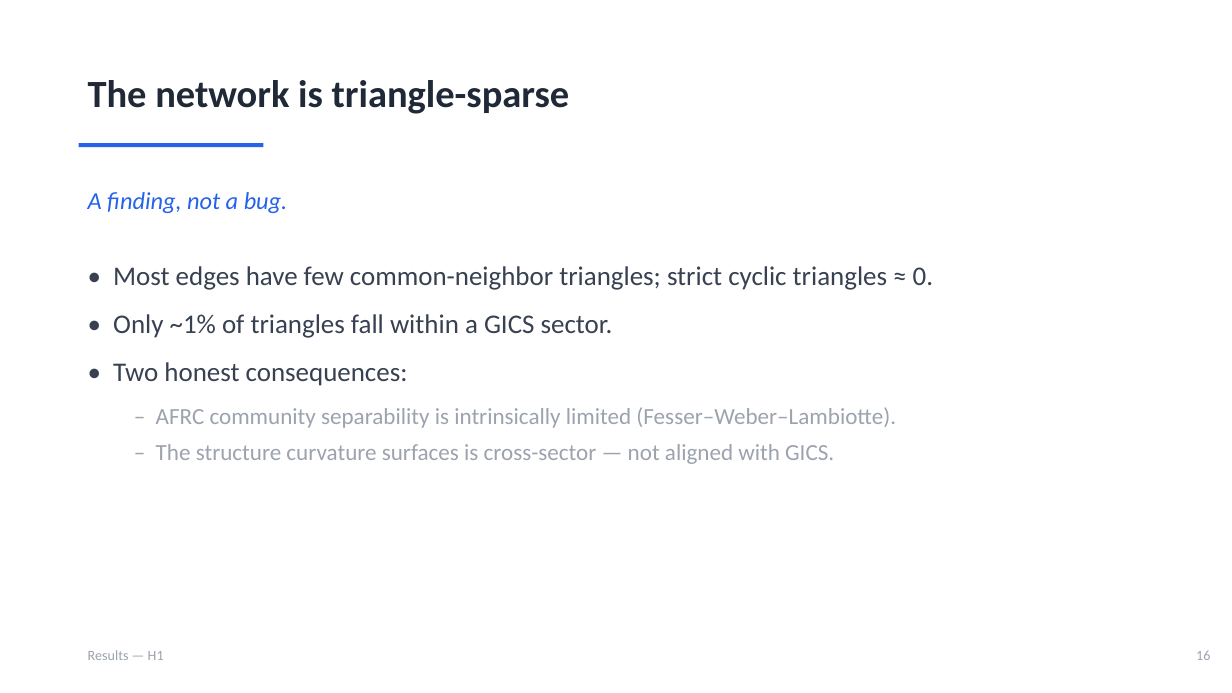
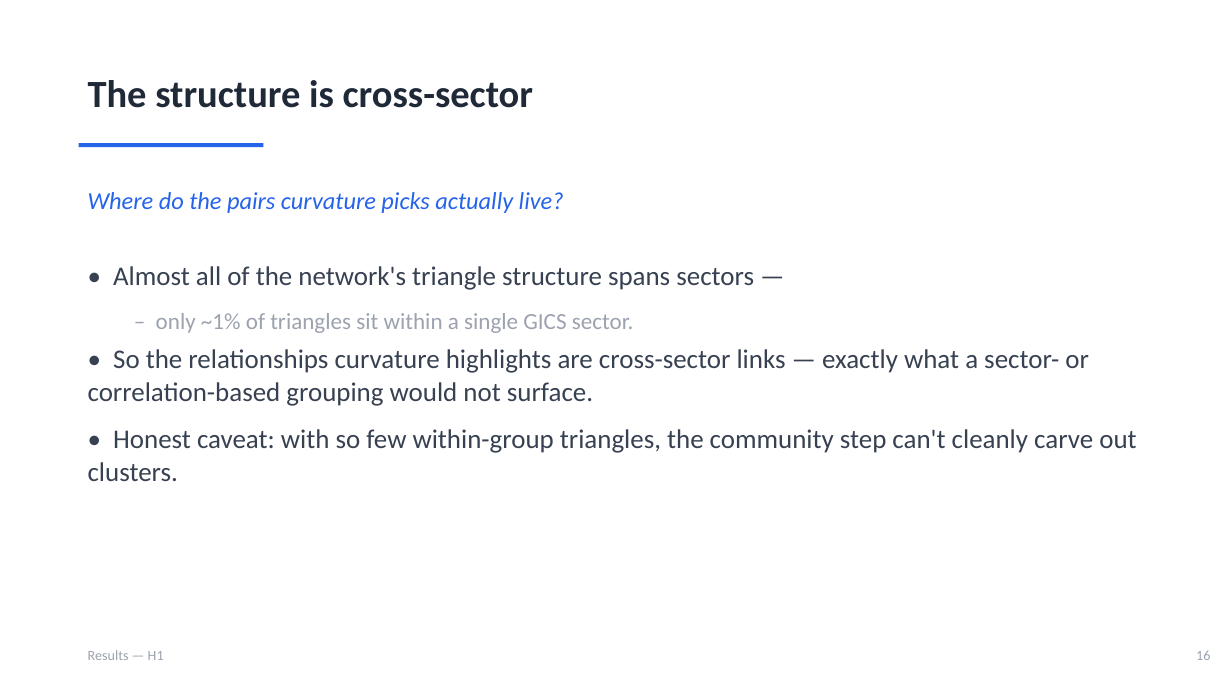
Before and after one commit to ivan-sit/Curvature-Lead-Lag-Model, a slide deck: slide 17 of slides/Ricci_Curvature_LeadLag.pptx. Drawn at 1232x693 pixels with LibreOffice and Linux fonts; fonts in the diff are those of the drawing. Boxes give left, top, right and bottom in pixels: in the first picture for what was removed or moved away, otherwise in the second. Text is boxed around its words. In the diff, an @@ line names an element or a change of style, - is before the commit and + after.

```diff
--- a/slides/Ricci_Curvature_LeadLag.pptx
+++ b/slides/Ricci_Curvature_LeadLag.pptx
@@ text at bbox=[88, 80, 533, 108]: text changed @@
-The network is triangle-sparse
+The structure is cross-sector
@@ text at bbox=[88, 192, 564, 213]: text changed @@
-A finding, not a bug.
+Where do the pairs curvature picks actually live?
@@ text at bbox=[88, 266, 1136, 481]: text changed; size 18 to 21 pt; text colour #9CA3AF to #374151 @@
-• Most edges have few common-neighbor triangles; strict cyclic triangles ≈ 0.
-• Only ~1% of triangles fall within a GICS sector.
-• Two honest consequences:
-  – AFRC community separability is intrinsically limited (Fesser–Weber–Lambiotte).
-  – The structure curvature surfaces is cross-sector — not aligned with GICS.
+• Almost all of the network's triangle structure spans sectors —
+  – only ~1% of triangles sit within a single GICS sector.
+• So the relationships curvature highlights are cross-sector links — exactly what a sector- or correlation-based grouping would not surface.
+• Honest caveat: with so few within-group triangles, the community step can't cleanly carve out clusters.
```
Also in this commit, not shown: 2 other files.
